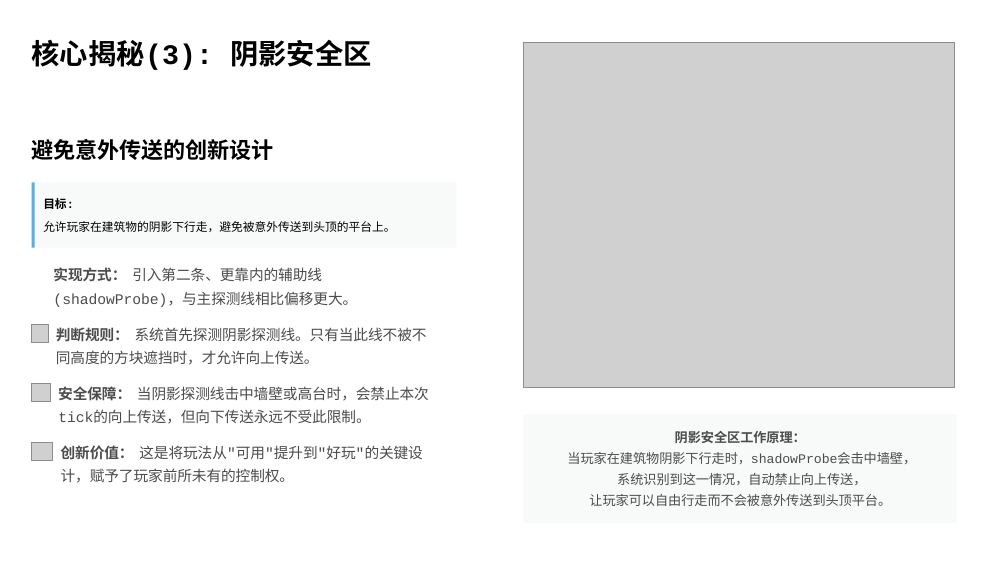
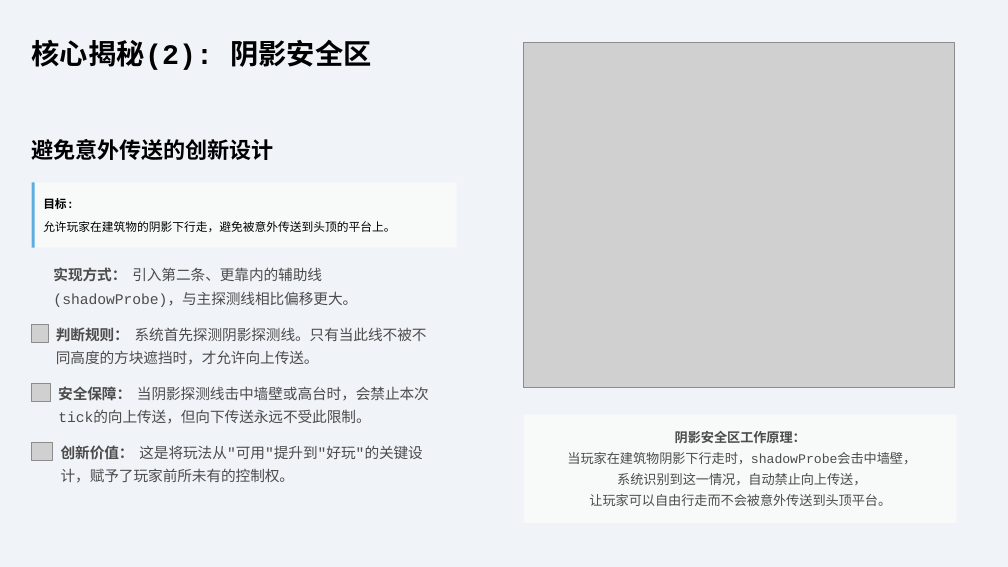
Before and after one commit to UniverseEmbedded/Unfold-Mod, a slide deck: slide 7 of doc/Unfold_Mod_视错觉空间解谜模组_v0.5.pptx. Drawn at 1008x567 pixels with LibreOffice and Linux fonts; fonts in the diff are those of the drawing; grey boxes stand for pictures; background and template pictures are left out. Boxes give left, top, right and bottom in pixels: in the first picture for what was removed or moved away, otherwise in the second. Text is boxed around its words. In the diff, an @@ line names an element or a change of style, - is before the commit and + after.

```diff
--- a/doc/Unfold_Mod_视错觉空间解谜模组_v0.5.pptx
+++ b/doc/Unfold_Mod_视错觉空间解谜模组_v0.5.pptx
@@ background #FFFFFF to #F0F3F8 @@
@@ text at (32,40,372,70): text changed @@
-核心揭秘(3): 阴影安全区
+核心揭秘(2): 阴影安全区
```
Also in this commit, not shown: 10 other slides changed, 1 other file.
